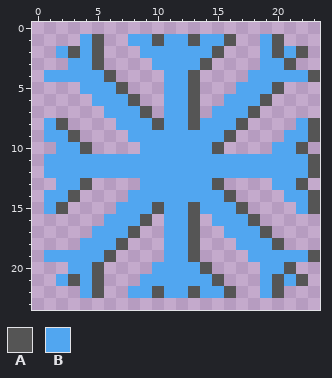
Two states of a pixel-art file, assets/icons/angelus2010/OverlayToolbar/ang-clima.aseprite. The picture above is the old version.
24x24 pixels, 1 frame.
Palette (. is transparent): A #555555  B #51a6f0
Pixels before, first column x 1:
 1 ...BA..BBABBABBA..BA...
 2 .BABA...BBBBBBA...BABA.
 3 ..BBA....BBBBA....BBA..
 4 BBBBBA....BBA....BBBBBA
 5 ...BBBA...BBA...BBBA...
 6 ....BBBA..BBA..BBBA....
 7 .....BBBA.BBA.BBBA.....
 8 BA....BBBABBABBBA....BA
 9 BBA....BBBBBBBBA....BBA
10 .BBA....BBBBBBA....BBA.
11 BBBBBBBBBBBBBBBBBBBBBBA
12 BBBBBBBBBBBBBBBBBBBBBBA
13 .BBA....BBBBBBA....BBA.
14 BBA....BBBBBBBBA....BBA
15 BA....BBBABBABBBA....BA
16 .....BBBA.BBA.BBBA.....
17 ....BBBA..BBA..BBBA....
18 ...BBBA...BBA...BBBA...
19 BBBBBA....BBA....BBBBBA
20 ..BBA....BBBBA....BBA..
21 .BABA...BBBBBBA...BABA.
22 ...BA..BBABBABBA..BA...
New version:
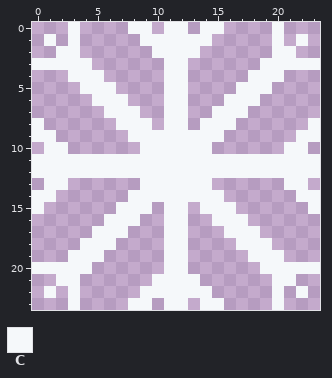
Colours new in this view: C #f5f8fa
What changed:
Changed rows in their new state; - is an unchanged pixel.
first column x 0:
 0 ---C----CC-CC-CC----C---
 1 -C-C..--.CCCCCC..--.C-C-
 2 --CC..---.CCCC..---.CC.-
 3 CCCCC.----.CC..----CCCCC
 4 -..CCC.----CC.----CCC...
 5 ----CCC.---CC.---CCC.---
 6 -----CCC.--CC.--CCC.----
 7 ------CCC.-CC.-CCC.-----
 8 C..----CCC.CC.CCC.----.C
 9 CC..----CCCCCCCC.----.CC
10 -CC..----CCCCCC.----.CC-
11 CCCCCCCCCCCCCCCCCCCCCCCC
12 CCCCCCCCCCCCCCCCCCCCCCCC
13 -CC..----CCCCCC.----.CC-
14 CC..----CCCCCCCC.----.CC
15 C..----CCC.CC.CCC.----.C
16 ------CCC.-CC.-CCC.-----
17 -----CCC.--CC.--CCC.----
18 ----CCC.---CC.---CCC.---
19 -..CCC.----CC.----CCC...
20 CCCCC.----.CC..----CCCCC
21 --CC..---.CCCC..---.CC.-
22 -C-C..--.CCCCCC..--.C-C-
23 ---C----CC-CC-CC----C---
Boxes around the changes in both pictures, in picture pixels (x1, y1, x2, y2):
changed: (32, 22, 320, 310)
